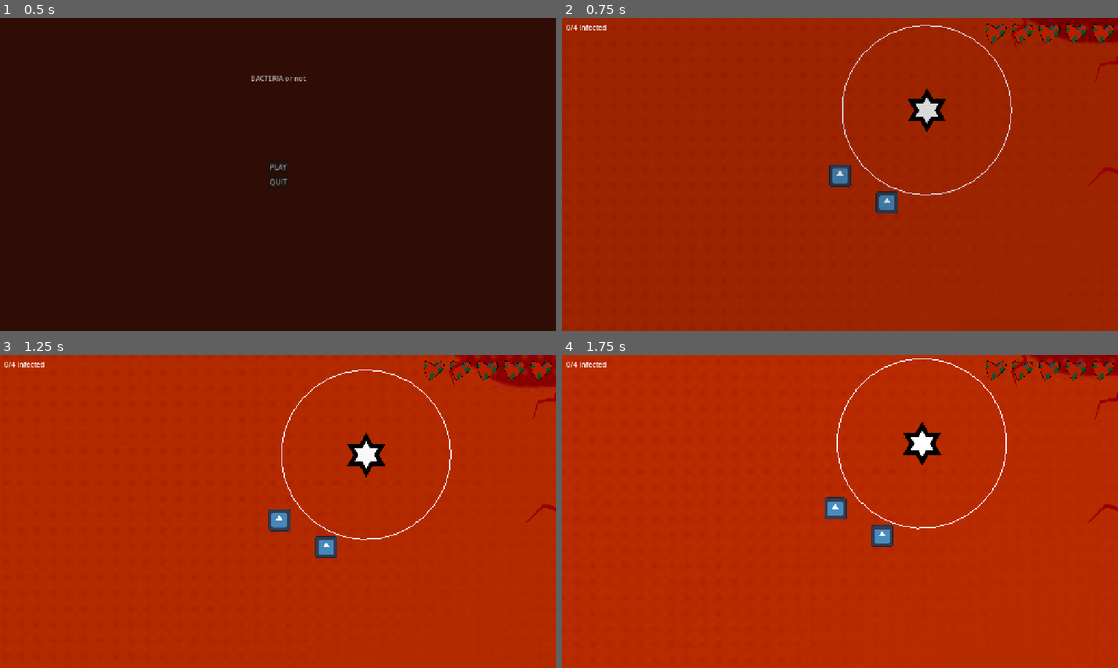
Above: before the commit, frames 1-4 (two rows, left to right).
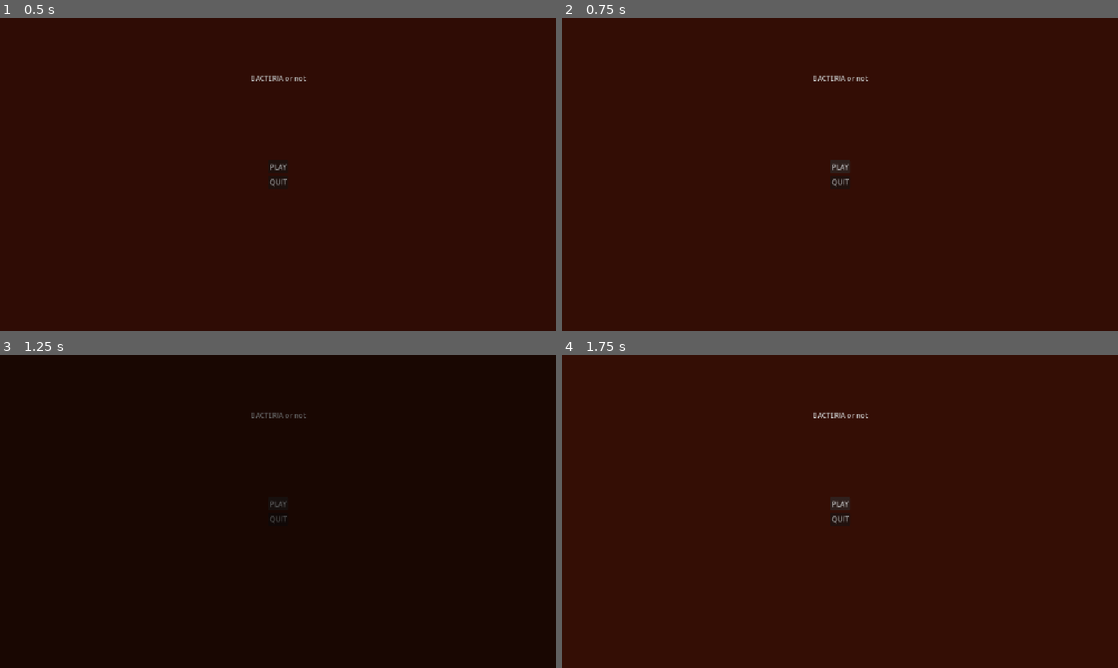
Above: after the commit, the same moments.

Repository: MarkusSecundus/GlobalJam_2026
Game: Godot game, scene res://ui/main_menu.tscn
Same seed, same stepped clock (60 frames per second), same inputs: the game is played once before the commit and once after it. This scene is started directly instead of the project's main scene. The engine's default icon, where the game draws it, is replaced by a stand-in: a white triangle on a blue panel in a dark square.
Inputs (mouse positions are in pixels of both pictures, inside the frame that each line leads up to):
- Up to frame 1 (0.5 s): no input
- Up to frame 2 (0.75 s): click "PLAY" at 0.5 s
- Up to frame 3 (1.25 s): no input
- Up to frame 4 (1.75 s): click (840, 505) at 1.25 s, where only the run after the commit has a clickable "PLAY"

Frame 1 is identical in both runs. In frame 2, 100% of the frame differs, in the area x 0-100%, y 0-100%; in frame 3, 100%; in frame 4, 100%.

Commit message:
main menu minor improvements

Diff:
--- /dev/null
+++ b/scripts/util/dialog_system/dialog_custom_actions/DialogAction_QuitGame.gd
@@ -0,0 +1,6 @@
+extends IDialogAction
+
+@export var exit_code : int = 0
+
+func do_perform(_ctx: DialogContext, on_finished: Callable)->void:
+	get_tree().quit(exit_code)
--- a/ui/main_menu.tscn
+++ b/ui/main_menu.tscn
@@ -1,9 +1,11 @@
 [gd_scene format=3 uid="uid://dan82ij8bjudb"]
 
-[ext_resource type="Script" uid="uid://bmgjs27wdvf58" path="res://scripts/ui/main_menu.gd" id="1_t7e0r"]
 [ext_resource type="Script" uid="uid://oftyspnf0fd3" path="res://scripts/util/dialog_system/DialogSystem.gd" id="2_rmr83"]
 [ext_resource type="Script" uid="uid://drunnu1gxn230" path="res://scripts/util/dialog_system/DialogCoroutine.gd" id="3_8uxxo"]
 [ext_resource type="Script" uid="uid://ubonts5hn7fi" path="res://scripts/util/dialog_system/dialog_custom_actions/DialogAction_Fader.gd" id="4_ei257"]
+[ext_resource type="Script" uid="uid://dfavgujxe6882" path="res://scripts/util/dialog_system/simple_actions/DialogActionTransitionScene.gd" id="5_ei257"]
+[ext_resource type="PackedScene" uid="uid://cu1yo7wrtsskt" path="res://maps/test_map.tscn" id="6_p8ri8"]
+[ext_resource type="Script" uid="uid://dmebdwqya2keo" path="res://scripts/util/dialog_system/dialog_custom_actions/DialogAction_QuitGame.gd" id="7_p8ri8"]
 
 [node name="MainMenu" type="Control" unique_id=1716285209]
 layout_mode = 3
@@ -12,13 +14,16 @@
 anchor_bottom = 1.0
 grow_horizontal = 2
 grow_vertical = 2
-script = ExtResource("1_t7e0r")
 
 [node name="Panel" type="ColorRect" parent="." unique_id=1602009339]
 layout_mode = 1
 anchors_preset = 15
 anchor_right = 1.0
 anchor_bottom = 1.0
+offset_left = -80.0
+offset_top = -40.0
+offset_right = 152.0
+offset_bottom = 96.0
 grow_horizontal = 2
 grow_vertical = 2
 color = Color(0.26330364, 0.07114046, 0.027472045, 1)
@@ -72,5 +77,32 @@
 ease = 1
 transition = 1
 
-[connection signal="button_up" from="VBoxContainer/Button_play" to="." method="_on_button_play_button_up"]
-[connection signal="button_up" from="VBoxContainer/Button_quit" to="." method="_on_button_quit_button_up"]
+[node name="Fn_Play" type="Node" parent="FadeAction" unique_id=656562717]
+script = ExtResource("3_8uxxo")
+
+[node name="FadeIn" type="Node" parent="FadeAction/Fn_Play" unique_id=2058926731]
+script = ExtResource("4_ei257")
+end_alpha = 1.0
+duration_seconds = 1.0
+ease = 0
+transition = 1
+
+[node name="Transition" type="Node" parent="FadeAction/Fn_Play" unique_id=1560784147]
+script = ExtResource("5_ei257")
+destination = ExtResource("6_p8ri8")
+
+[node name="Fn_Quit" type="Node" parent="FadeAction" unique_id=1070196283]
+script = ExtResource("3_8uxxo")
+
+[node name="FadeIn" type="Node" parent="FadeAction/Fn_Quit" unique_id=1917422679]
+script = ExtResource("4_ei257")
+end_alpha = 1.0
+duration_seconds = 1.0
+ease = 0
+transition = 1
+
+[node name="Quit" type="Node" parent="FadeAction/Fn_Quit" unique_id=1232463584]
+script = ExtResource("7_p8ri8")
+
+[connection signal="pressed" from="VBoxContainer/Button_play" to="FadeAction/Fn_Play" method="run_dialog"]
+[connection signal="pressed" from="VBoxContainer/Button_quit" to="FadeAction/Fn_Quit" method="run_dialog"]
Not shown, added: scripts/util/dialog_system/dialog_custom_actions/DialogAction_QuitGame.gd.uid
